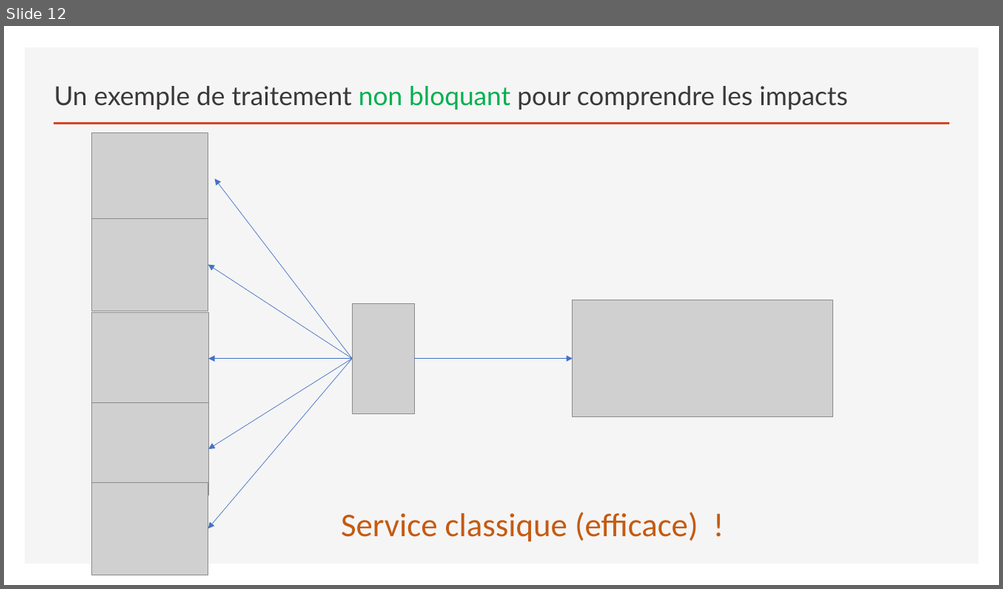
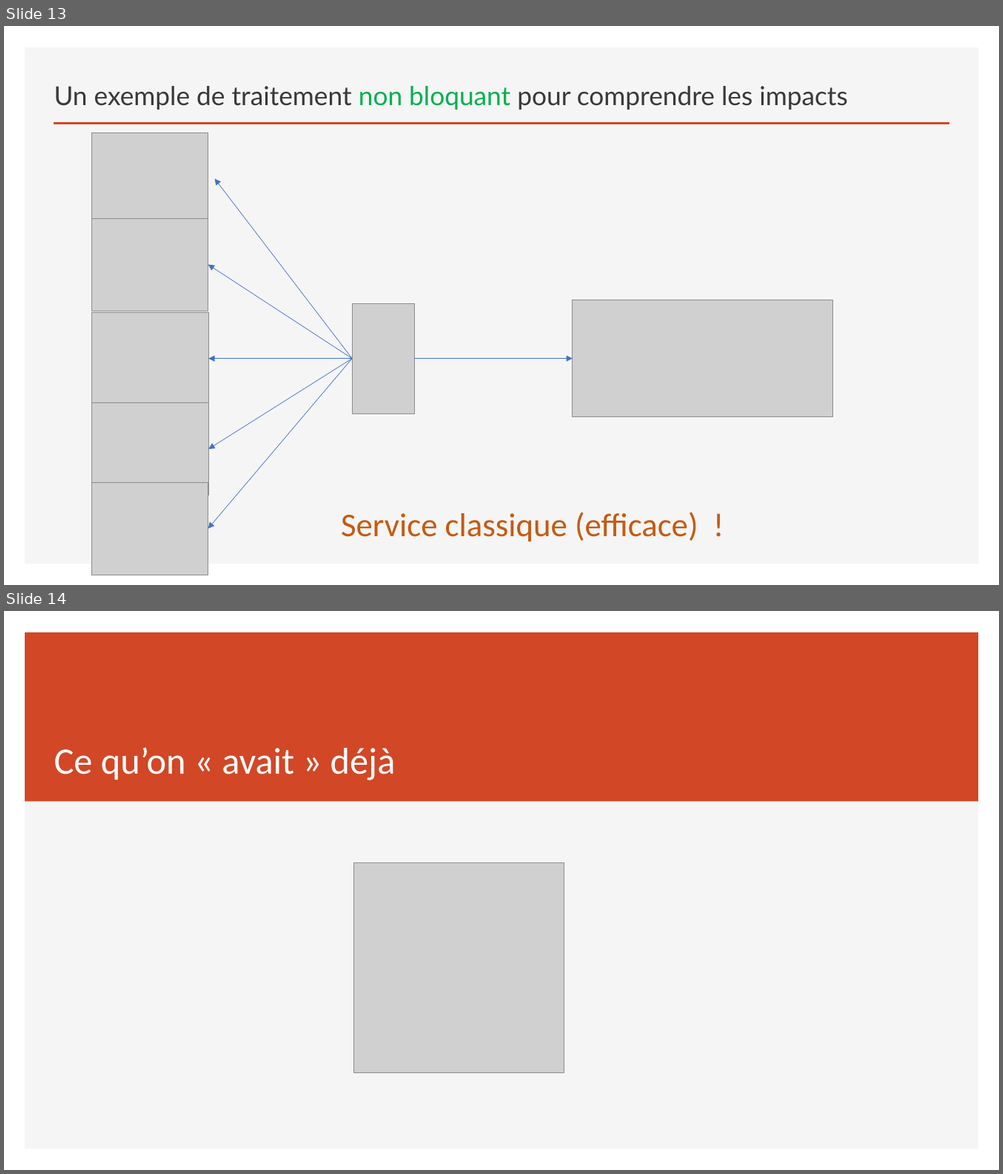
Before and after one commit to sebzuki/webflux-vs-web, a slide deck: REACTIVE.pptx. Shown one above the other, each under a label of ours: slide 12 before the commit, slides 13 and 14 after it. The pictures are 1003x589 and 1003x1174 pixels, drawn with LibreOffice and Linux fonts; fonts in the diff are those of the drawing; grey boxes stand for pictures. Boxes give left, top, right and bottom in pixels: in the first picture for what was removed or moved away, otherwise in the second. Text is boxed around its words. In the diff, an @@ line names an element or a change of style, - is before the commit and + after.

```diff
--- a/REACTIVE.pptx
+++ b/REACTIVE.pptx
@@ slide 14 added at (4, 611, 999, 1170), background #FFFFFF; not listed: 1 template element that a slide beside it also shows @@
@@ rectangle added at (25, 632, 979, 802), fill #D24726 @@
@@ title added at (54, 747, 395, 780), 36 pt, text #FFFFFF @@
+Ce qu’on « avait » déjà
@@ picture added at (354, 863, 563, 1073) @@
@@ what was slide 12 is now slide 13 @@
```
Also in this commit, not shown: 7 slides changed, 28 other slides added, 10 slides removed, 33 other files.
